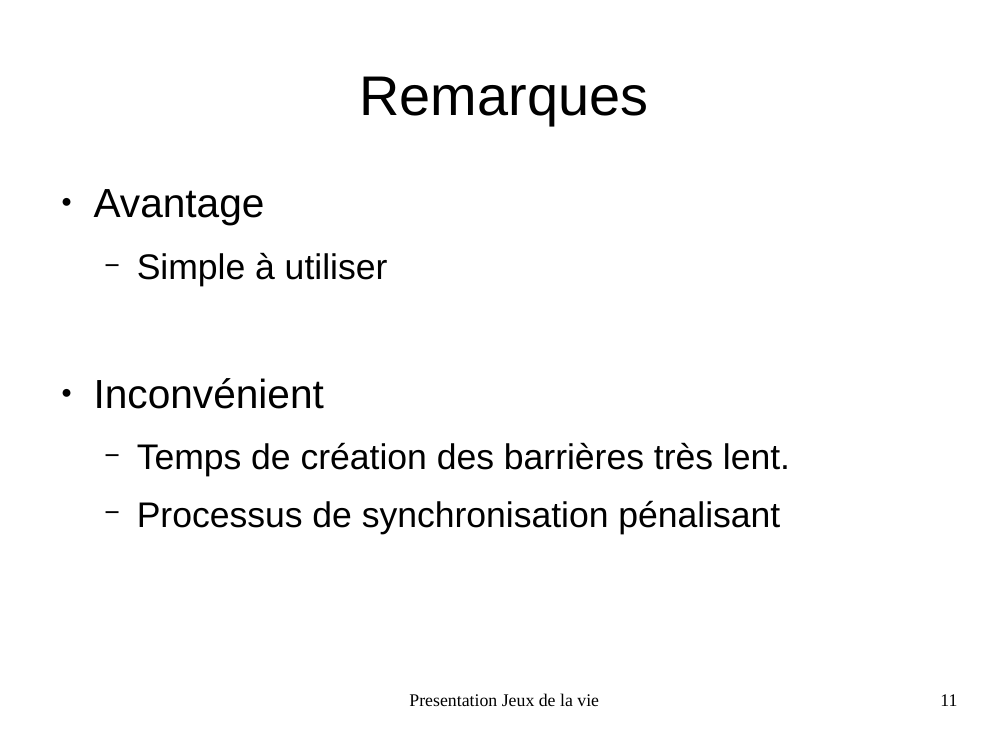
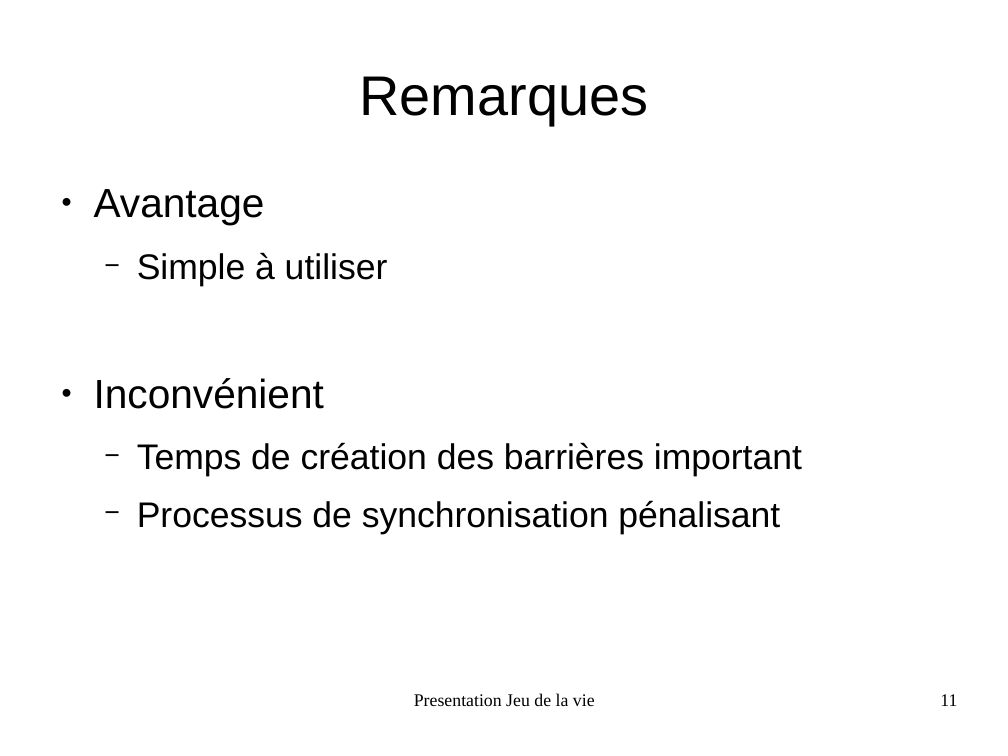
Before and after one commit to FabienInspiron/lifegame, a slide deck: slide 11 of Rapport/Presentation.odp. Drawn at 1008x756 pixels with LibreOffice and Linux fonts; fonts in the diff are those of the drawing. Boxes give left, top, right and bottom in pixels: in the first picture for what was removed or moved away, otherwise in the second. Text is boxed around its words. In the diff, an @@ line names an element or a change of style, - is before the commit and + after.

```diff
--- a/Rapport/Presentation.odp
+++ b/Rapport/Presentation.odp
@@ text at (x1=137, y1=442, x2=802, y2=477): text changed @@
-  − Temps de création des barrières très lent.
+  − Temps de création des barrières important
@@ text at (x1=414, y1=693, x2=595, y2=706): text changed @@
-Presentation Jeux de la vie
+Presentation Jeu de la vie
```
Also in this commit, not shown: 17 other slides changed, 3 other files.
